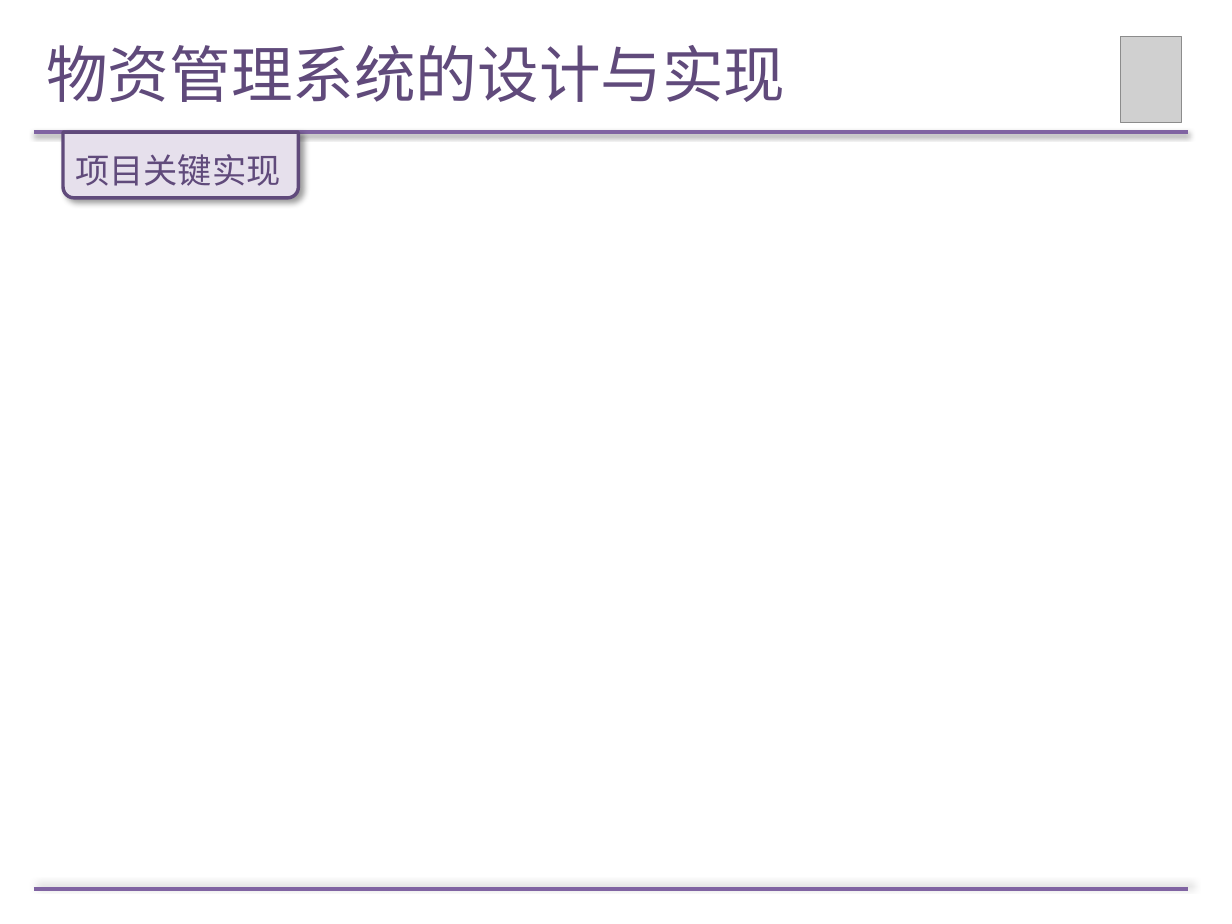
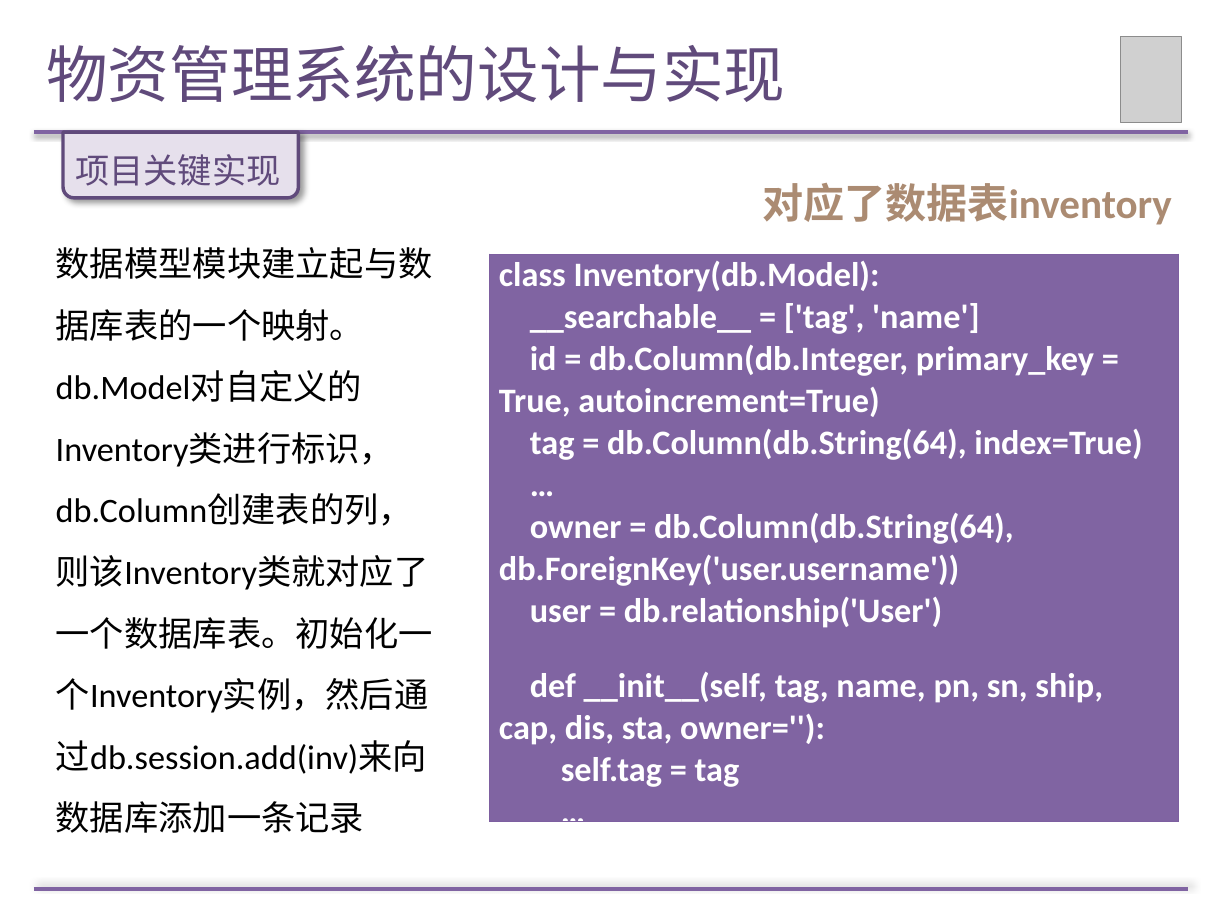
Before and after one commit to Wendy-Wu/LM-paper, a slide deck: slide 23 of 论文答辩PPT.pptx (slide 22 before the commit). Drawn at 1232x924 pixels with LibreOffice and Linux fonts; fonts in the diff are those of the drawing; grey boxes stand for pictures. Boxes give left, top, right and bottom in pixels: in the first picture for what was removed or moved away, otherwise in the second. Text is boxed around its words. In the diff, an @@ line names an element or a change of style, - is before the commit and + after.

```diff
--- a/论文答辩PPT.pptx
+++ b/论文答辩PPT.pptx
@@ text added at [762, 183, 1171, 225], 24 pt, text #AB8B72, bold @@
+对应了数据表inventory
@@ text added at [56, 247, 433, 833], 20 pt, text #000000 @@
+数据模型模块建立起与数据库表的一个映射。db.Model对自定义的Inventory类进行标识，db.Column创建表的列，则该Inventory类就对应了一个数据库表。初始化一个Inventory实例，然后通过db.session.add(inv)来向数据库添加一条记录
@@ table added at [489, 254, 1178, 821], 1 rows, 1 columns @@
+class Inventory(db.Model): / __searchable__ = ['tag', 'name'] / id = db.Column(db.Integer, primary_key = True, autoincrement=True) / tag = db.Column(db.String(64), index=True) / … / owner = db.Column(db.String(64), db.ForeignKey('user.username')) / user = db.relationship('User') / def __init__(self, tag, name, pn, sn, ship, cap, dis, sta, owner=''): / self.tag = tag / …
```
Also in this commit, not shown: 8 other slides changed, 7 slides added.
